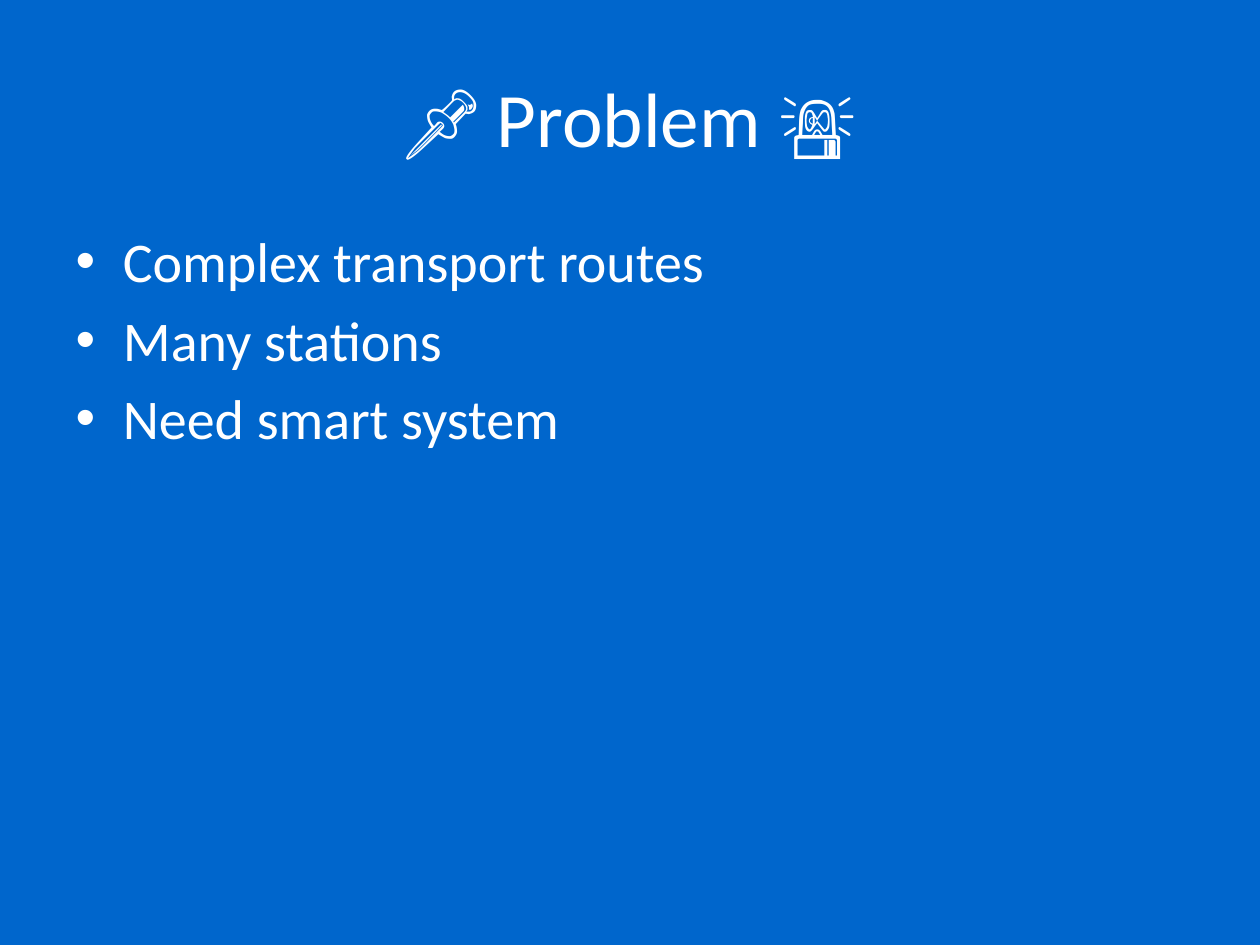
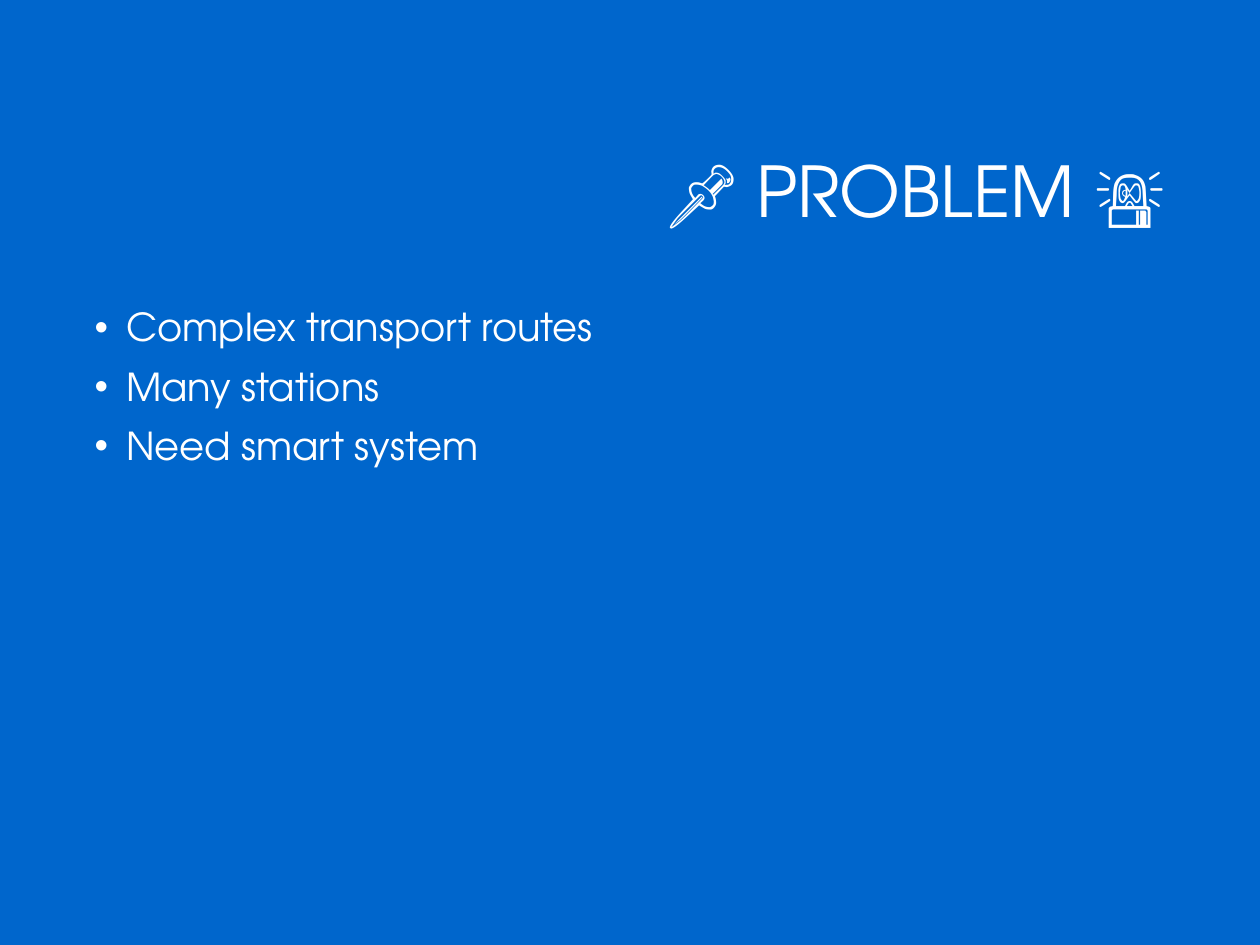
Before and after one commit to hemal-vasili/City-Transport-Manageent, a slide deck: slide 2 of ppt/ppt.pptx. Drawn at 1260x945 pixels with LibreOffice and Linux fonts; fonts in the diff are those of the drawing; background and template pictures are left out. Boxes give left, top, right and bottom in pixels: in the first picture for what was removed or moved away, otherwise in the second. Text is boxed around its words. In the diff, an @@ line names an element or a change of style, - is before the commit and + after.

```diff
--- a/ppt/ppt.pptx
+++ b/ppt/ppt.pptx
@@ title at box(756, 164, 1075, 218): text changed; size 44 to 40 pt; font Calibri to TeX Gyre Adventor @@
-📌 Problem 🚨
+📌 PROBLEM 🚨
@@ text "Complex transport routes": place and size @@
-text "Complex transport routes" at box(123, 243, 704, 448)
+text "Complex transport routes" at box(126, 312, 593, 468)
@@ text "Complex transport routes" at box(126, 312, 593, 468): size 32 to 22 pt, font Calibri to TeX Gyre Adventor; indent changed; line spacing 1 to 0.9; more space between paragraphs @@
```
Also in this commit, not shown: 7 other slides changed.
